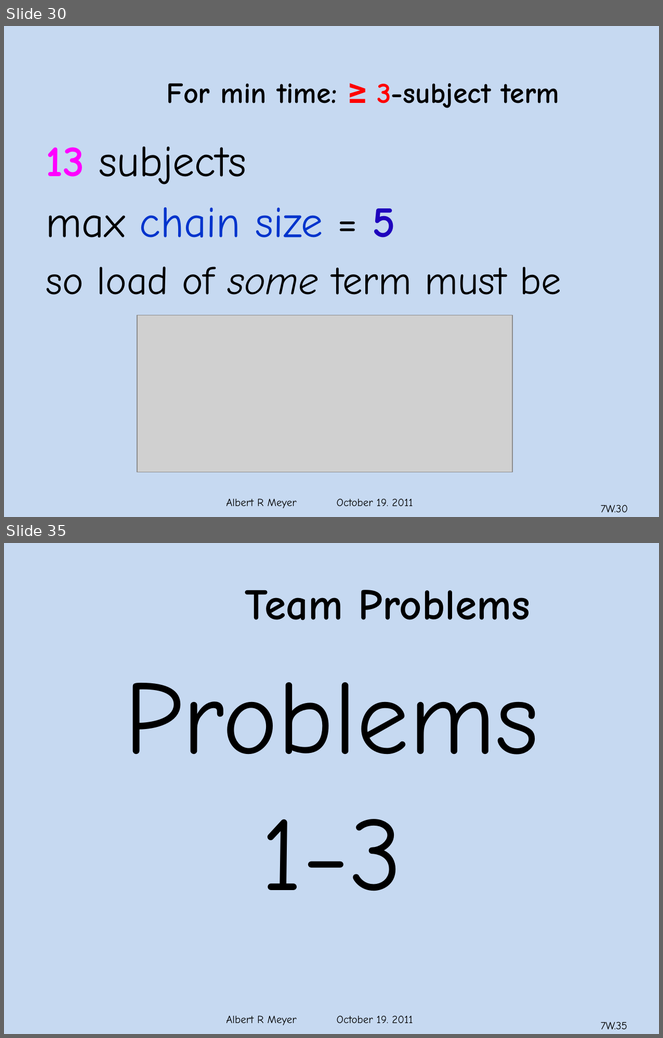
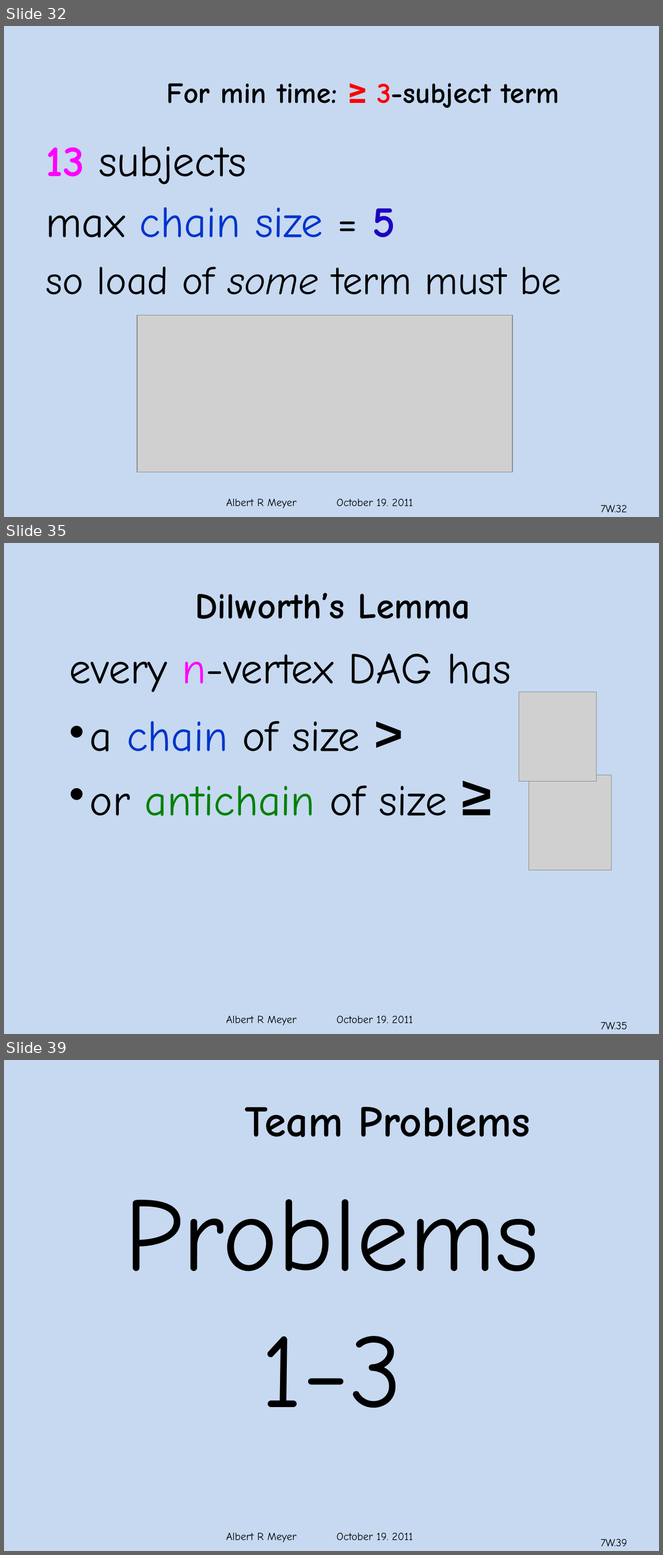
Before and after one commit to armeyer/mcs_web, a slide deck: fall11/slidesF11/slides7w.pptx. Shown one above the other, each under a label of ours: slides 30 and 35 before the commit, slides 32, 35 and 39 after it; the slides between them are not shown. The pictures are 663x1038 and 663x1555 pixels, drawn with LibreOffice and Linux fonts; fonts in the diff are those of the drawing; grey boxes stand for pictures; background and template pictures are left out. Boxes give left, top, right and bottom in pixels: in the first picture for what was removed or moved away, otherwise in the second. Text is boxed around its words. In the diff, an @@ line names an element or a change of style, - is before the commit and + after.

Commit message:
slides7w, cp7w change prob 3 to dilworth

```diff
--- a/fall11/slidesF11/slides7w.pptx
+++ b/fall11/slidesF11/slides7w.pptx
@@ slide 35 added at [4,543,659,1034], background #C6D9F1; not listed: 1 template element that a slide beside it also shows @@
@@ title added at [195,593,471,619], 40 pt, text #000000, bold @@
+Dilworth’s Lemma
@@ text added at [69,653,511,816], 48 pt, text #000000 @@
+  every n-vertex DAG has
+  • a chain of size >
+  • or antichain of size ≥
@@ picture added at [519,692,596,782] @@
@@ picture added at [530,775,612,871] @@
@@ page number added at [601,1022,628,1030], 12 pt, text #000000 @@
+7W.35
@@ what was slide 30 is now slide 32 @@
@@ page number at [601,505,627,513]: text changed @@
-7W.30
+7W.32
@@ what was slide 35 is now slide 39 @@
@@ page number at [601,1539,627,1547]: text changed @@
-7W.35
+7W.39
```
Also in this commit, not shown: 10 slides changed, 3 other slides added, 1 other file.
